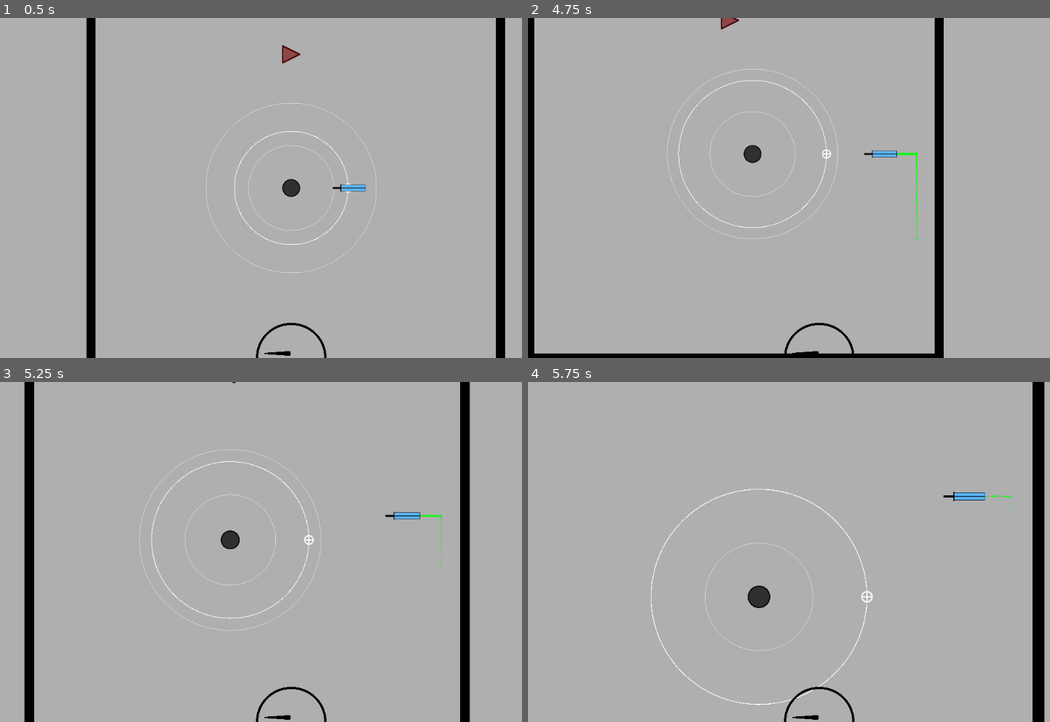
Above: before the commit, frames 1-4 (two rows, left to right).
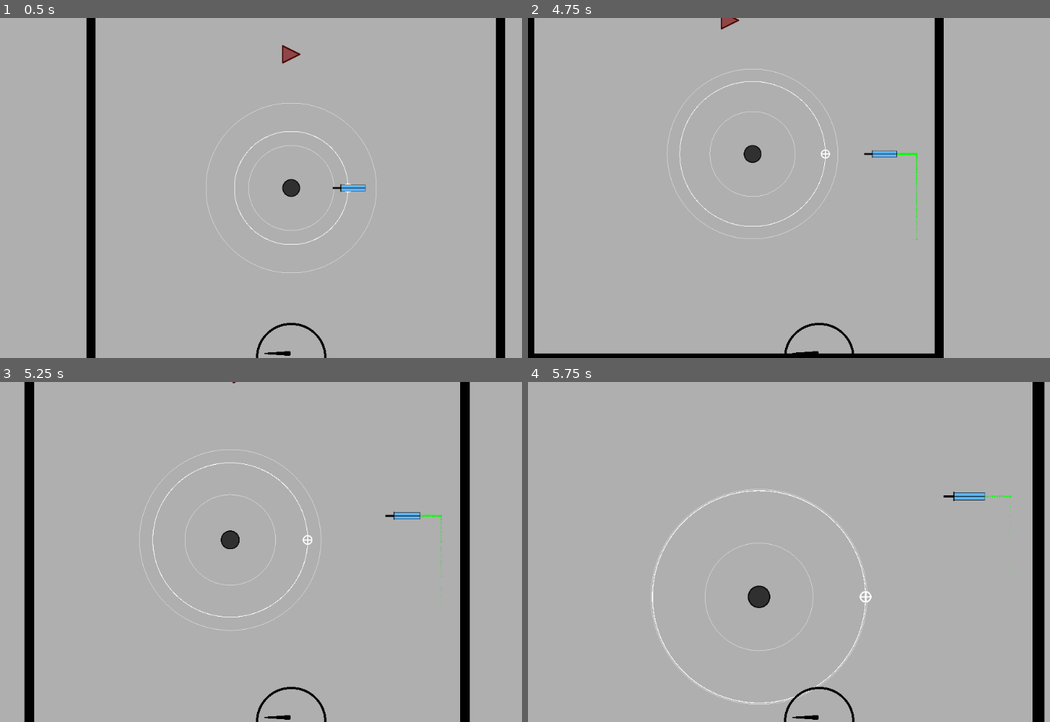
Above: after the commit, the same moments.

Repository: Izook/psychic-blade
Game: Godot game, scene res://scenes/main/main.tscn
Same seed, same stepped clock (60 frames per second), same inputs: the game is played once before the commit and once after it.
Inputs:
- Up to frame 1 (0.5 s): no input
- Up to frame 2 (4.75 s): tap Enter at 0.5 s; hold Right (move_right) 0.53-1.28 s; hold S (pull_in) 0.53-1.28 s; tap W (push_out) at 0.8, 1.35, 2.3 s; hold Down (move_down) 1.28-2.03 s; tap S (pull_in) at 1.55, 2.85, 4.55 s; hold Right (move_right) 2.03-2.78 s; hold Space (dash) 2.03-2.78 s; hold Up (move_up) 2.78-3.53 s; hold W (push_out) 3.53-4.28 s; hold Left (move_left) from 3.53 s (still down); tap Shift (toggle_blade_release) at 4.35 s
- Up to frame 3 (5.25 s): release Left (move_left) at 5.03 s; hold Down (move_down) from 5.03 s (still down); hold Q (zoom_in) from 5.03 s (still down)
- Up to frame 4 (5.75 s): keep holding Down (move_down); keep holding Q (zoom_in); tap W (push_out) at 5.3 s

Frame 1 is identical in both runs. In frame 2, 0.4% of the frame differs, in the area x 28-59%, y 18-62%; in frame 3, 0.5%; in frame 4, 0.6%, in the area x 23-67%, y 31-96%.

Commit message:
Refactor blade to use delta

Diff:
--- a/scenes/blade/blade.gd
+++ b/scenes/blade/blade.gd
@@ -3,7 +3,7 @@
 const MAX_RADIUS := 300
 const MIN_RADIUS := 150
 
-const MAX_ANGULAR_SPEED := PI/16
+const MAX_ANGULAR_SPEED := 4 * PI
 
 const BLADE_SPEED_FACTOR := 40
 const BLADE_ROTATIONAL_SPEED := PI/10
@@ -12,7 +12,7 @@
 
 const BLADE_RETRIEVAL_COOLDOWN := 0.5
 
-const FRAMES_PER_SECOND := 60.0
+const MAX_FRAMES_PER_SECOND := 60.0
 
 enum BladeState {HELD, RELEASED, RETURNING}
 
@@ -26,7 +26,7 @@
 }
 
 export (int) var radius := 200
-export (int) var radial_speed := 10
+export (int) var radial_speed := 600.0
 
 export (float) var angular_pos := 0.0
 export (float) var angular_speed_index := 0.0
@@ -48,7 +48,7 @@
 var blade_veclocity := Vector2(0,0)
 
 
-func _get_input() -> void:
+func _get_input(delta: float) -> void:
 	if Input.is_action_pressed('rotate_left'):
 		if angular_speed_index > 0:
 			angular_speed_index += angular_speed_index_speed
@@ -71,12 +71,12 @@
 	var angular_speed := _get_angular_speed(abs(angular_speed_index))
 	if angular_speed_index < 0.0:
 		angular_speed *= -1
-	angular_pos += angular_speed
+	angular_pos += angular_speed * delta
 
 	if Input.is_action_pressed('push_out'):
-		radius += radial_speed
+		radius += radial_speed * delta
 	if Input.is_action_pressed('pull_in'):
-		radius -= radial_speed
+		radius -= radial_speed * delta
 
 	radius = _limit_radius(radius)
 
@@ -89,8 +89,8 @@
 			set_blade_state(BladeState.RETURNING)
 
 
-func _physics_process(_delta) -> void:
-	_get_input()
+func _physics_process(delta: float) -> void:
+	_get_input(delta)
 	_update_blade_target()
 	_update_blade_appearance()
 
@@ -117,6 +117,8 @@
 # Returns the angular speed of the blade based on a position on the easeOutQuart
 # curve. Curve gotten from https://easings.net/#easeOutQuart
 func _get_angular_speed(i: float) -> float:
+	if (1.0 - i < 0.1):
+		print("SPEED: " + str(blade_veclocity.length()))
 	var angular_speed = (1 - pow(1 - i, 4)) * MAX_ANGULAR_SPEED
 	if blade_state != BladeState.RETURNING:
 		return angular_speed
@@ -225,7 +227,7 @@
 
 
 func get_max_speed() -> float:
-	return (MAX_ANGULAR_SPEED / (1 / FRAMES_PER_SECOND)) * MAX_RADIUS
+	return (MAX_ANGULAR_SPEED) * MAX_RADIUS
 
 
 func get_current_speed() -> float:
